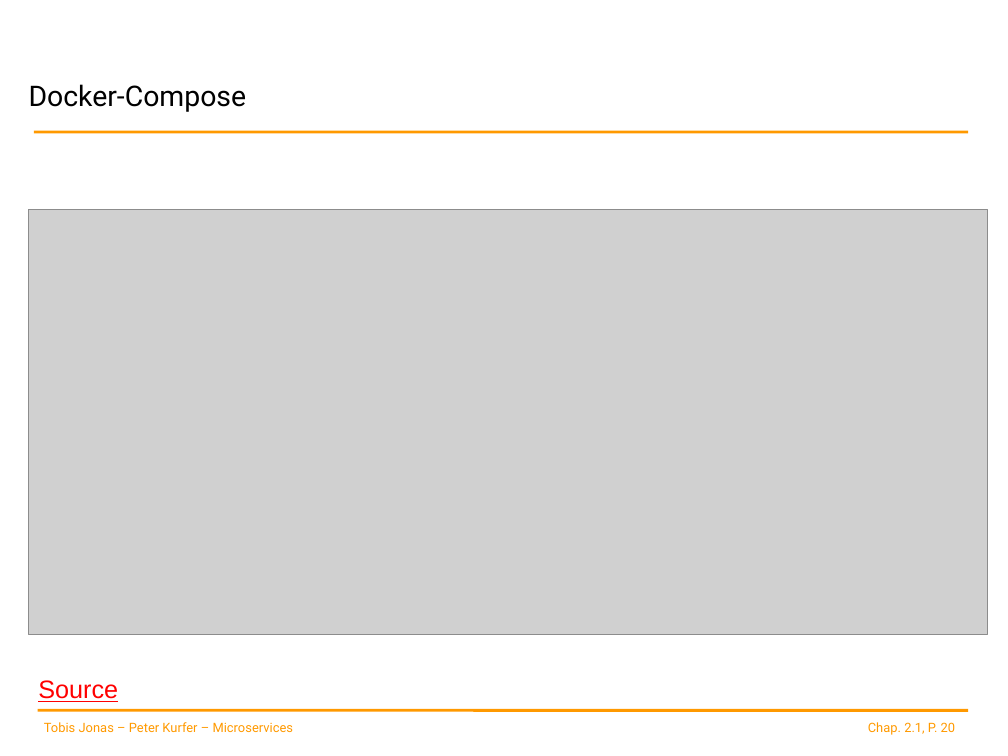
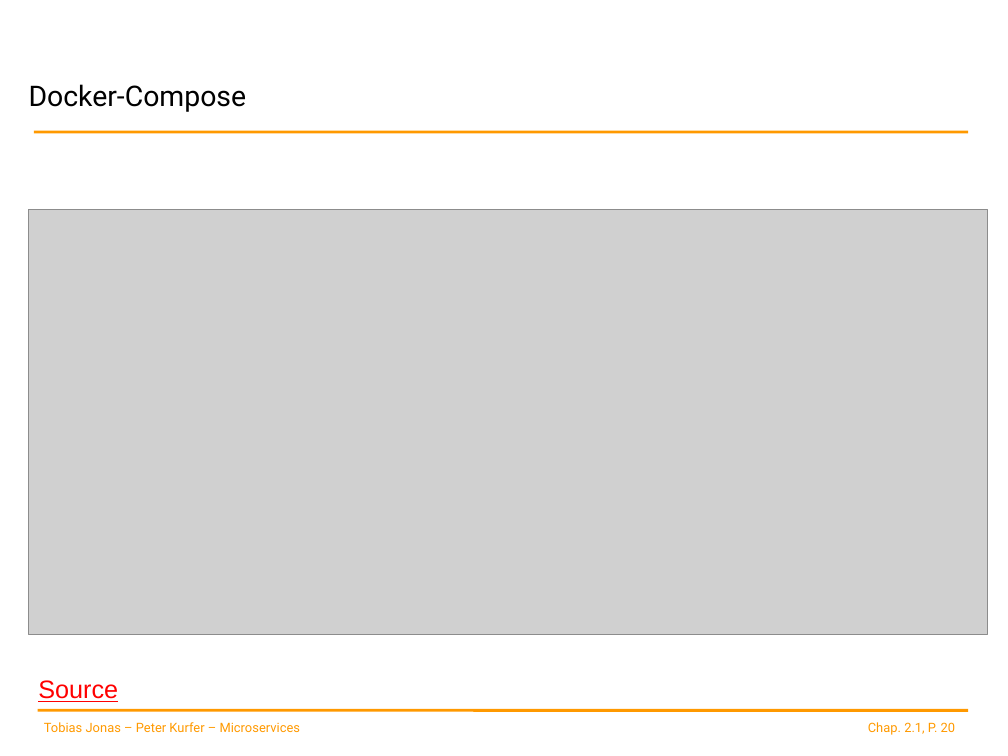
Before and after one commit to spoeck/Lectures, a slide deck: slide 20 of 02-Container-and-Provisioning/01-ContainerProvisioning.pptx. Drawn at 1008x756 pixels with LibreOffice and Linux fonts; fonts in the diff are those of the drawing; grey boxes stand for pictures; background and template pictures are left out. Boxes give left, top, right and bottom in pixels: in the first picture for what was removed or moved away, otherwise in the second. Text is boxed around its words. In the diff, an @@ line names an element or a change of style, - is before the commit and + after.

```diff
--- a/02-Container-and-Provisioning/01-ContainerProvisioning.pptx
+++ b/02-Container-and-Provisioning/01-ContainerProvisioning.pptx
@@ text at box(44, 722, 301, 732): text changed @@
-Tobis Jonas – Peter Kurfer – Microservices
+Tobias Jonas – Peter Kurfer – Microservices
```
Also in this commit, not shown: 21 other slides changed, 5 other files.
